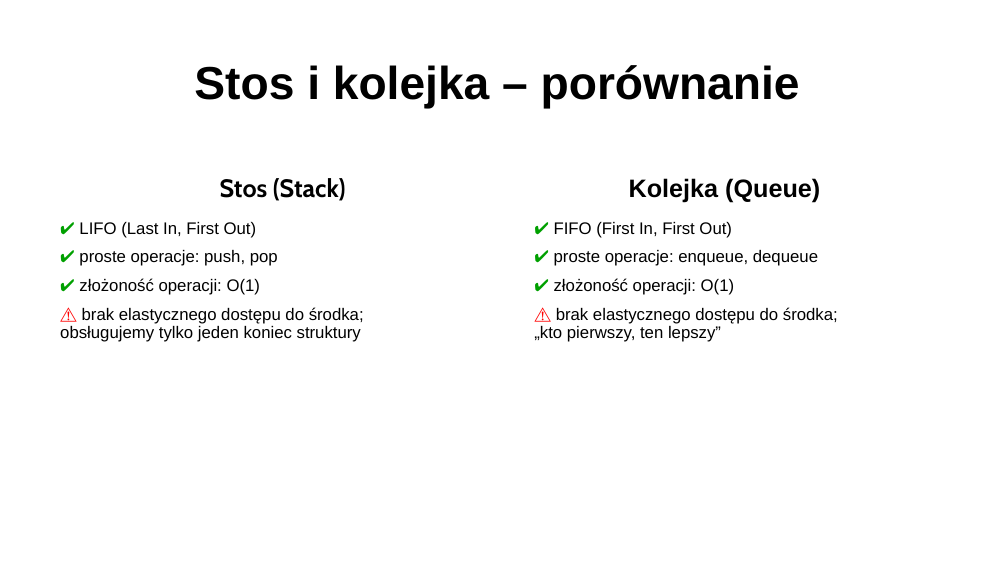
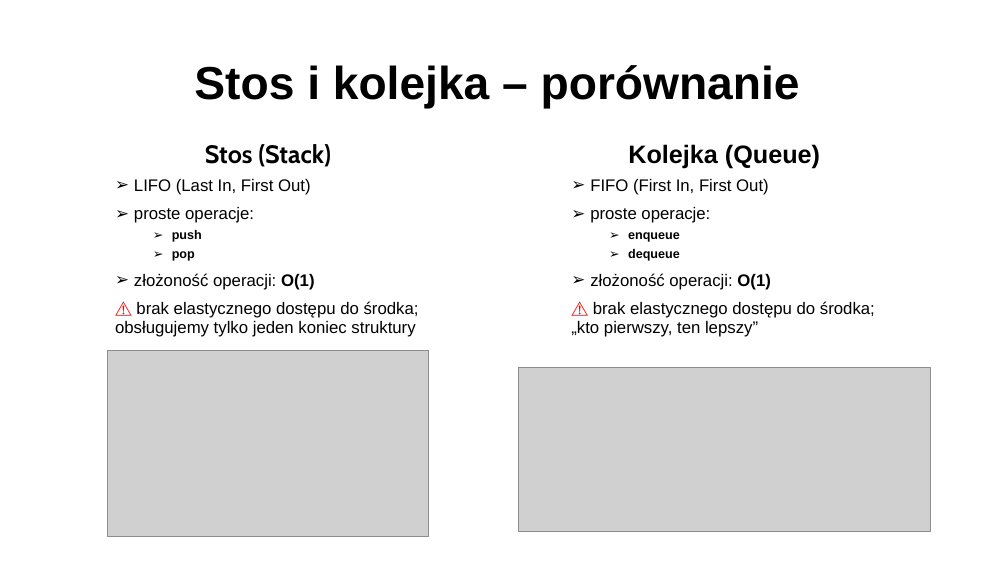
Before and after one commit to ktomczyk1/jpwp, a slide deck: slide 3 of ZSD/Prezentacja.pptx. Drawn at 1008x567 pixels with LibreOffice and Linux fonts; fonts in the diff are those of the drawing; grey boxes stand for pictures. Boxes give left, top, right and bottom in pixels: in the first picture for what was removed or moved away, otherwise in the second. Text is boxed around its words. In the diff, an @@ line names an element or a change of style, - is before the commit and + after.

```diff
--- a/ZSD/Prezentacja.pptx
+++ b/ZSD/Prezentacja.pptx
@@ text "Stos (Stack)": place and size @@
-text "Stos (Stack)" at <box>220,178,346,201</box>
+text "Stos (Stack)" at <box>205,144,331,167</box>
@@ text "Kolejka (Queue)": place and size @@
-text "Kolejka (Queue)" at <box>629,178,820,203</box>
+text "Kolejka (Queue)" at <box>628,144,820,169</box>
@@ text "LIFO (Last In, First Out)": place and size @@
-text "LIFO (Last In, First Out)" at <box>60,222,364,342</box>
+text "LIFO (Last In, First Out)" at <box>115,179,419,337</box>
@@ text at <box>134,179,315,290</box>: text changed @@
-✔ LIFO (Last In, First Out)
-✔ proste operacje: push, pop
-✔ złożoność operacji: O(1)
+➢ LIFO (Last In, First Out)
+➢ proste operacje:
+  ➢ push
+  ➢ pop
+➢ złożoność operacji: O(1)
@@ text "FIFO (First In, First Out)": place and size @@
-text "FIFO (First In, First Out)" at <box>534,222,838,342</box>
+text "FIFO (First In, First Out)" at <box>571,179,875,337</box>
@@ text at <box>590,179,770,290</box>: text changed @@
-✔ FIFO (First In, First Out)
-✔ proste operacje: enqueue, dequeue
-✔ złożoność operacji: O(1)
+➢ FIFO (First In, First Out)
+➢ proste operacje:
+  ➢ enqueue
+  ➢ dequeue
+➢ złożoność operacji: O(1)
@@ picture added at <box>107,351,429,537</box> @@
@@ picture added at <box>519,368,931,532</box> @@
```
Also in this commit, not shown: 5 other slides changed, 1 slide added, 5 other files.
